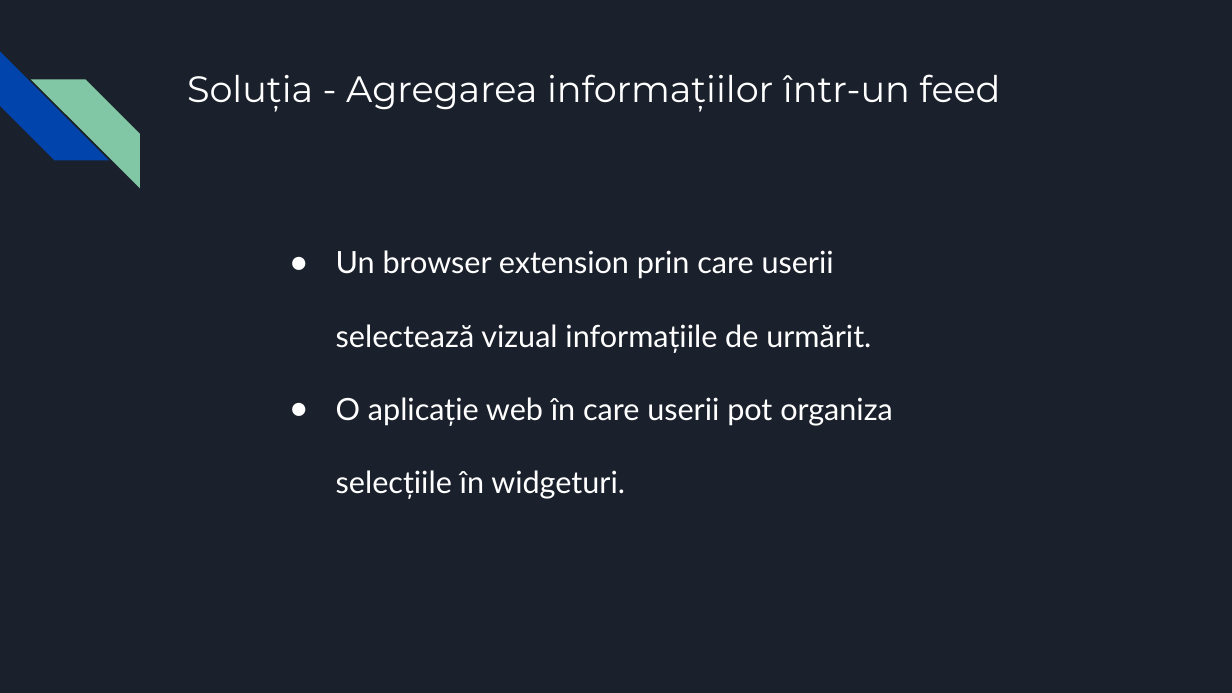
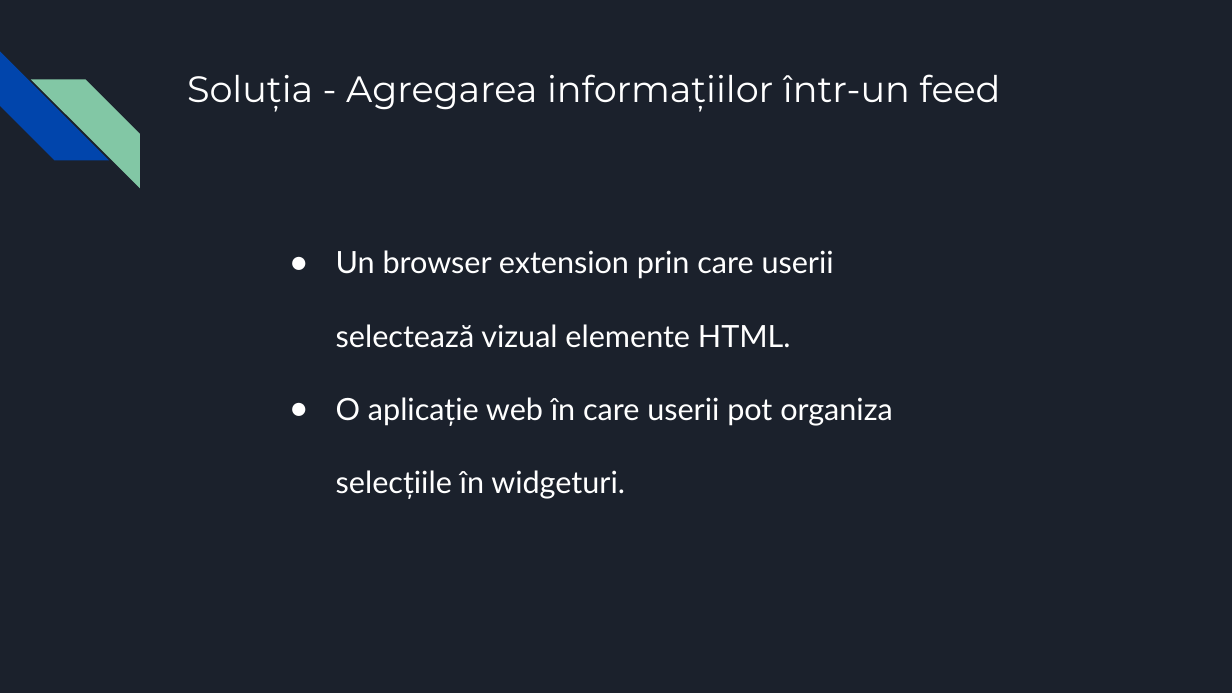
Before and after one commit to lmihaig/NoCodeWebScraper, a slide deck: slide 3 of prezentare.pptx. Drawn at 1232x693 pixels with LibreOffice and Linux fonts; fonts in the diff are those of the drawing. Boxes give left, top, right and bottom in pixels: in the first picture for what was removed or moved away, otherwise in the second. Text is boxed around its words. In the diff, an @@ line names an element or a change of style, - is before the commit and + after.

Commit message:
Edit presentation.

```diff
--- a/prezentare.pptx
+++ b/prezentare.pptx
@@ text at bbox=[336, 250, 834, 348]: text changed @@
-● Un browser extension prin care userii selectează vizual informațiile de urmărit.
+● Un browser extension prin care userii selectează vizual elemente HTML.
```
Also in this commit, not shown: 1 slide added.
